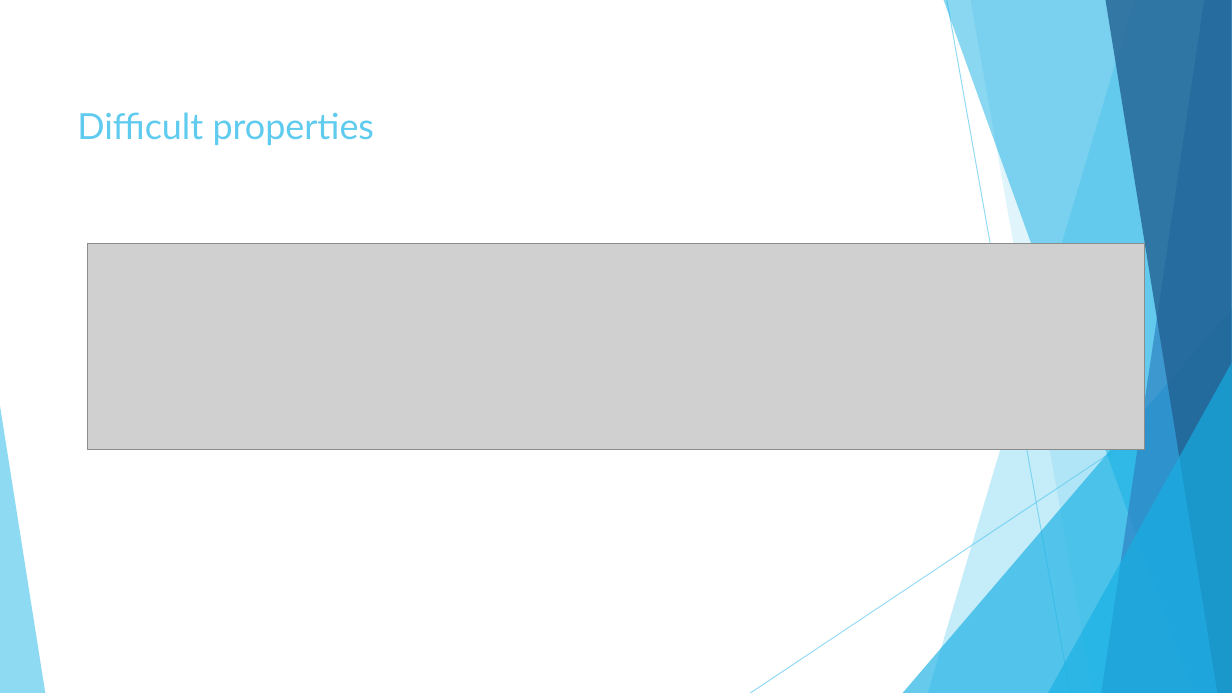
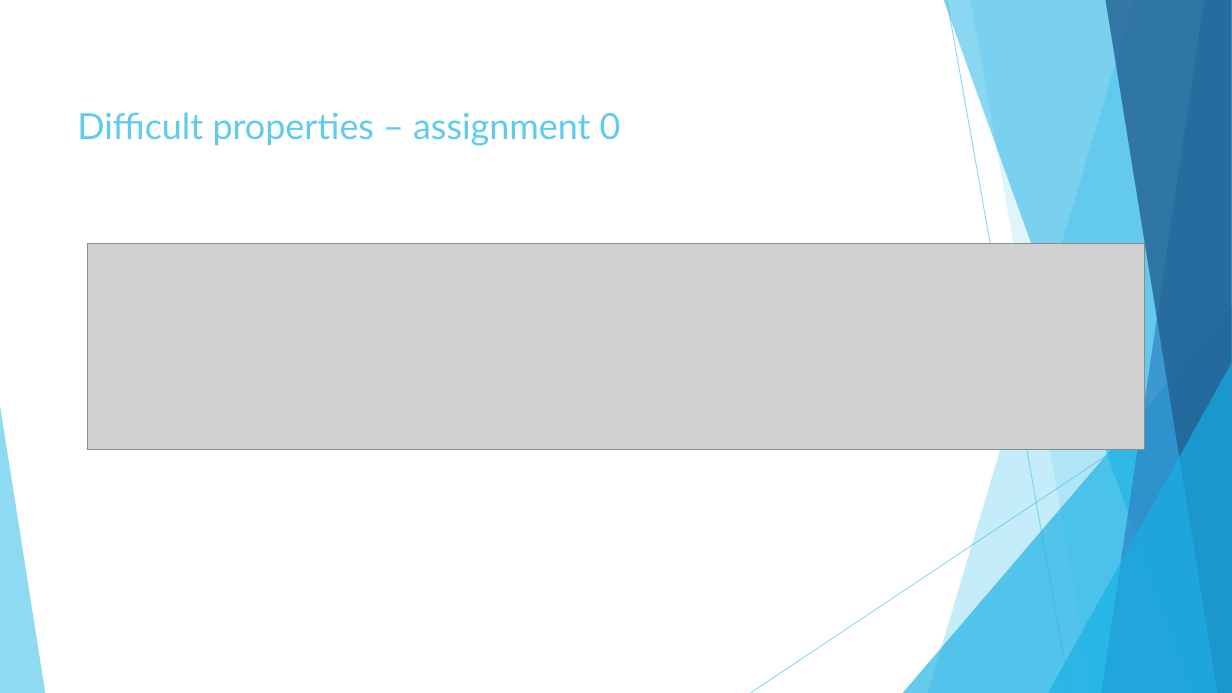
Before and after one commit to Ivan-Klabucar/Machine-Learning, a slide deck: slide 2 of Presentation3.pptx. Drawn at 1232x693 pixels with LibreOffice and Linux fonts; fonts in the diff are those of the drawing; grey boxes stand for pictures. Boxes give left, top, right and bottom in pixels: in the first picture for what was removed or moved away, otherwise in the second. Text is boxed around its words. In the diff, an @@ line names an element or a change of style, - is before the commit and + after.

```diff
--- a/Presentation3.pptx
+++ b/Presentation3.pptx
@@ title at (77, 112, 621, 146): text changed @@
-Difficult properties
+Difficult properties – assignment 0
```
Also in this commit, not shown: 8 other slides changed.
